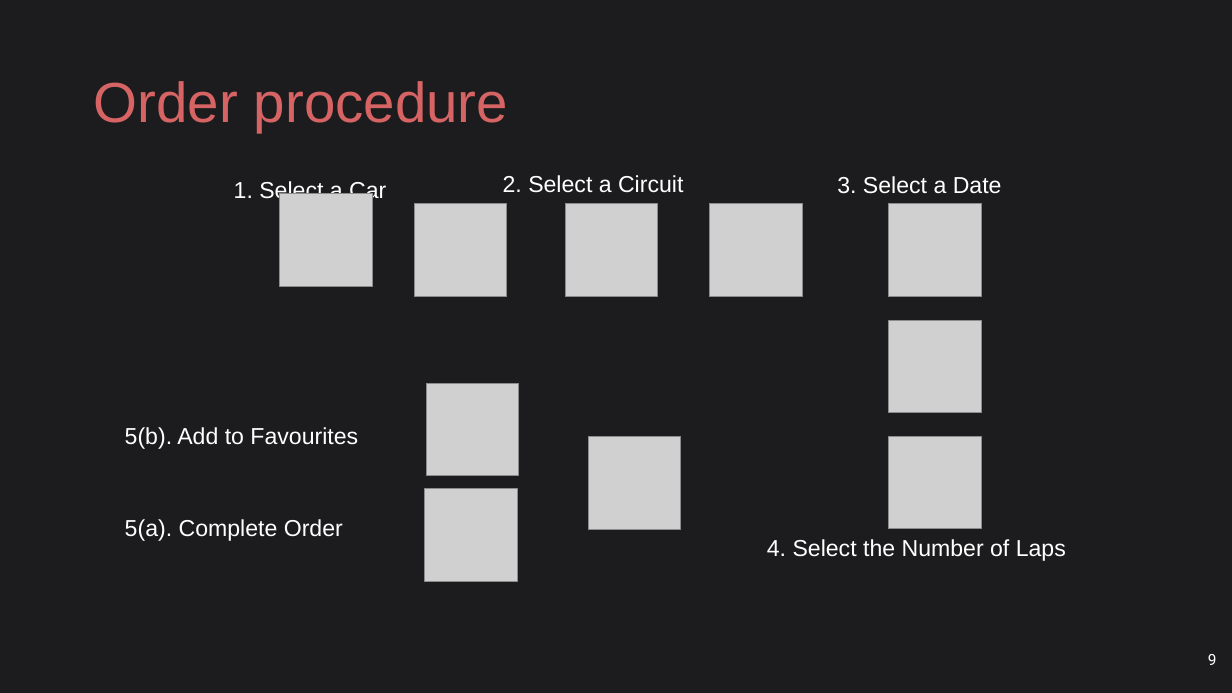
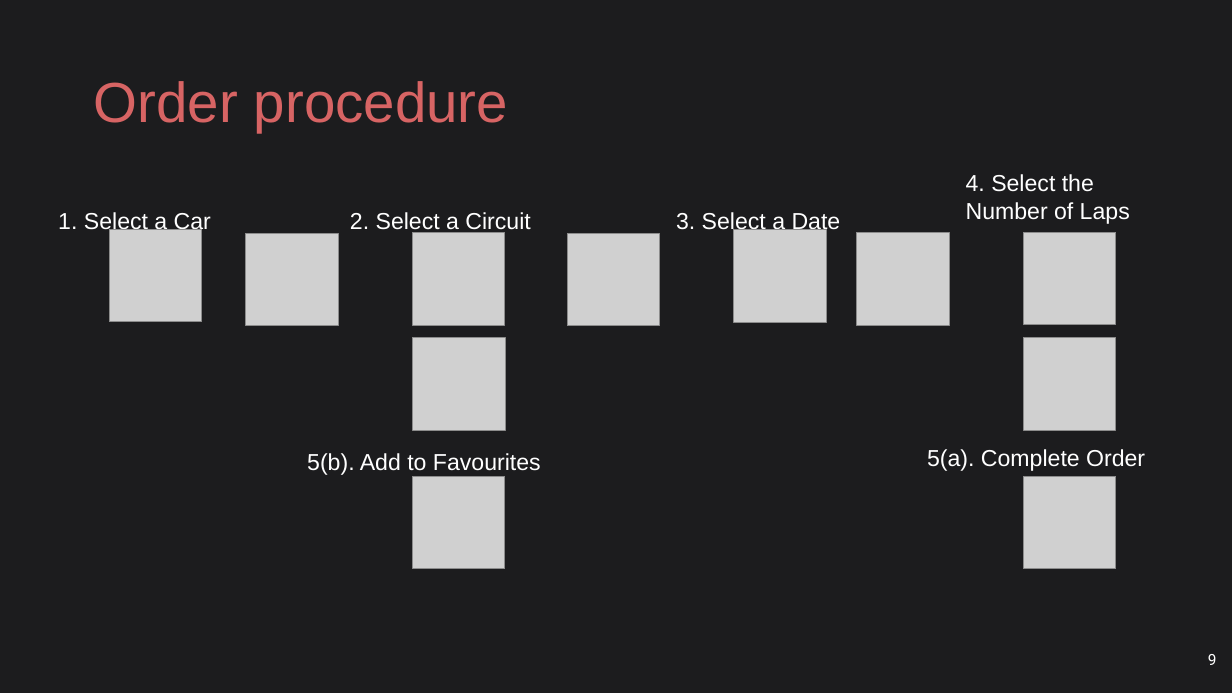
Before and after one commit to ludovicodimartino/webApplicationUniProject, a slide deck: slide 9 of WaCar.pptx. Drawn at 1232x693 pixels with LibreOffice and Linux fonts; fonts in the diff are those of the drawing; grey boxes stand for pictures. Boxes give left, top, right and bottom in pixels: in the first picture for what was removed or moved away, otherwise in the second. Text is boxed around its words. In the diff, an @@ line names an element or a change of style, - is before the commit and + after.

Commit message:
- PPT update - Padding in list orders (responsive)

```diff
--- a/WaCar.pptx
+++ b/WaCar.pptx
@@ text at [966, 174, 1130, 224]: text changed @@
-4. Select the Number of Laps
+4. Select the
+Number of Laps
@@ text "1. Select a Car": place and size @@
-text "1. Select a Car" at [234, 179, 386, 203]
+text "1. Select a Car" at [58, 212, 211, 234]
@@ text "2. Select a Circuit" rewrapped from [503, 175, 683, 193] to [350, 212, 530, 234] @@
@@ text "3. Select a Date" rewrapped from [837, 176, 1002, 194] to [676, 212, 841, 234] @@
@@ picture: place and size @@
-picture at [280, 194, 372, 287]
+picture at [109, 229, 201, 322]
@@ picture: place and size @@
-picture at [414, 204, 506, 297]
+picture at [246, 234, 338, 326]
@@ picture: place and size @@
-picture at [566, 204, 658, 297]
+picture at [413, 233, 506, 325]
@@ picture: place and size @@
-picture at [710, 204, 802, 297]
+picture at [567, 234, 660, 326]
@@ picture: place and size @@
-picture at [889, 204, 982, 297]
+picture at [734, 230, 826, 323]
@@ picture at [857, 233, 949, 325]: rotation 90 to 0 degrees @@
@@ picture: place and size @@
-picture at [889, 436, 982, 529]
+picture at [1024, 232, 1116, 324]
@@ picture added at [413, 337, 506, 430] @@
@@ picture added at [1024, 337, 1116, 430] @@
@@ text "5(b). Add to Favourites": place and size @@
-text "5(b). Add to Favourites" at [125, 427, 358, 449]
+text "5(b). Add to Favourites" at [307, 453, 541, 475]
@@ picture removed at [589, 437, 681, 530] @@
@@ text "5(a). Complete Order": place and size @@
-text "5(a). Complete Order" at [125, 519, 343, 541]
+text "5(a). Complete Order" at [927, 449, 1145, 471]
@@ picture: place and size @@
-picture at [426, 384, 518, 476]
+picture at [413, 476, 506, 568]
@@ picture: place and size @@
-picture at [425, 489, 518, 581]
+picture at [1024, 476, 1116, 568]
```
Also in this commit, not shown: 7 other slides changed, 2 slides added, 4 slides removed, 2 other files.
